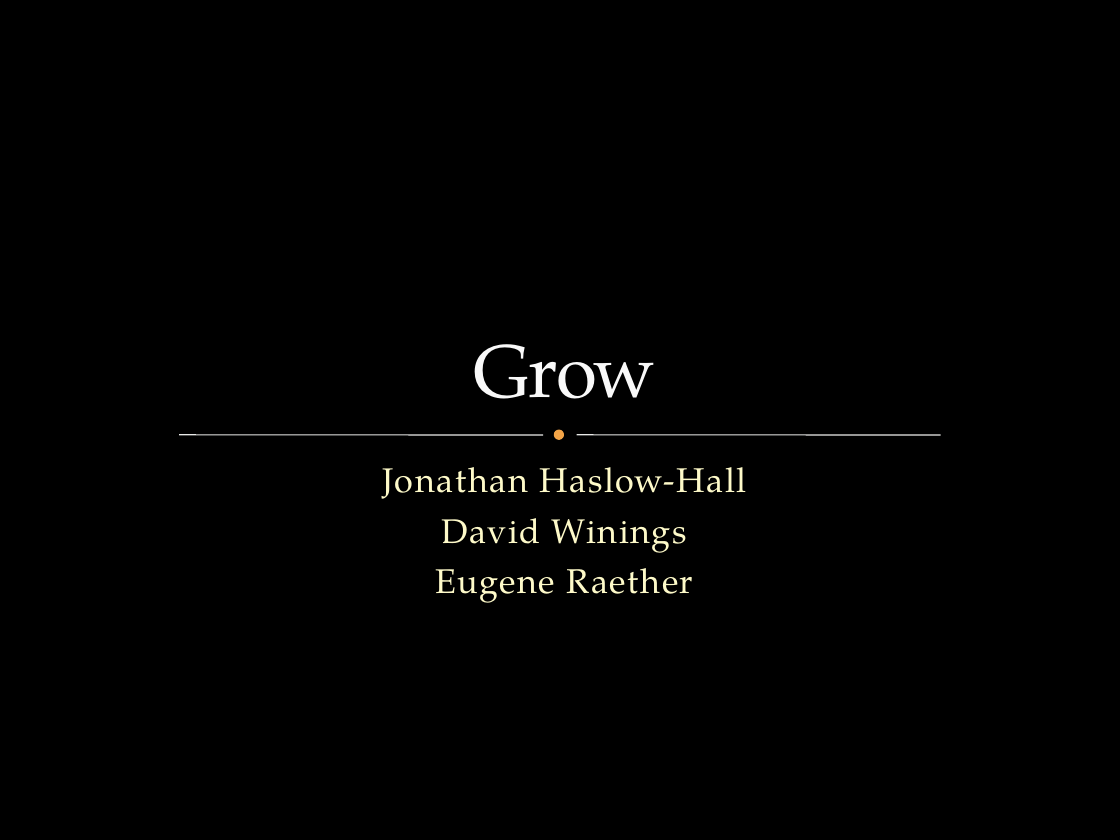
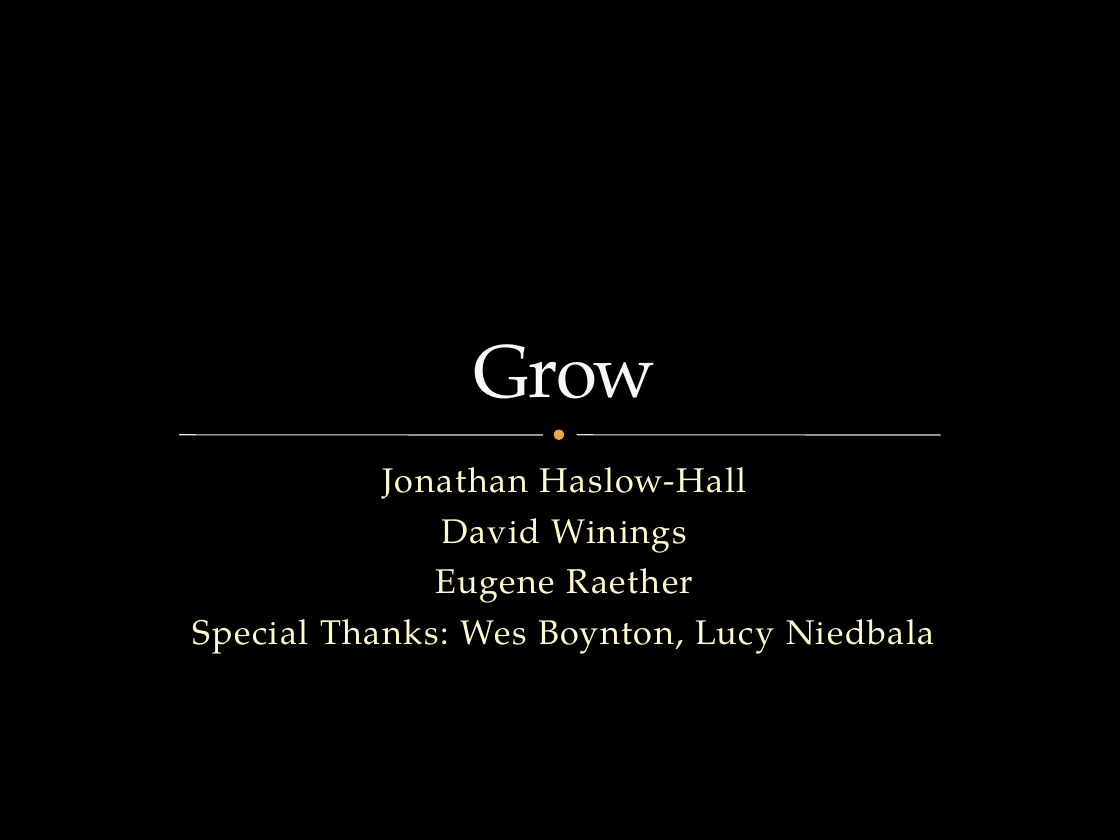
Before and after one commit to dwinings/Grow, a slide deck: slide 1 of CS325 Final Presentation Outline.pptx. Drawn at 1120x840 pixels with LibreOffice and Linux fonts; fonts in the diff are those of the drawing; background and template pictures are left out. Boxes give left, top, right and bottom in pixels: in the first picture for what was removed or moved away, otherwise in the second. Text is boxed around its words. In the diff, an @@ line names an element or a change of style, - is before the commit and + after.

Commit message:
Updated first slide

```diff
--- a/CS325 Final Presentation Outline.pptx
+++ b/CS325 Final Presentation Outline.pptx
@@ subtitle at <box>193,619,935,654</box>: paragraph added @@
+Special Thanks: Wes Boynton, Lucy Niedbala
```
